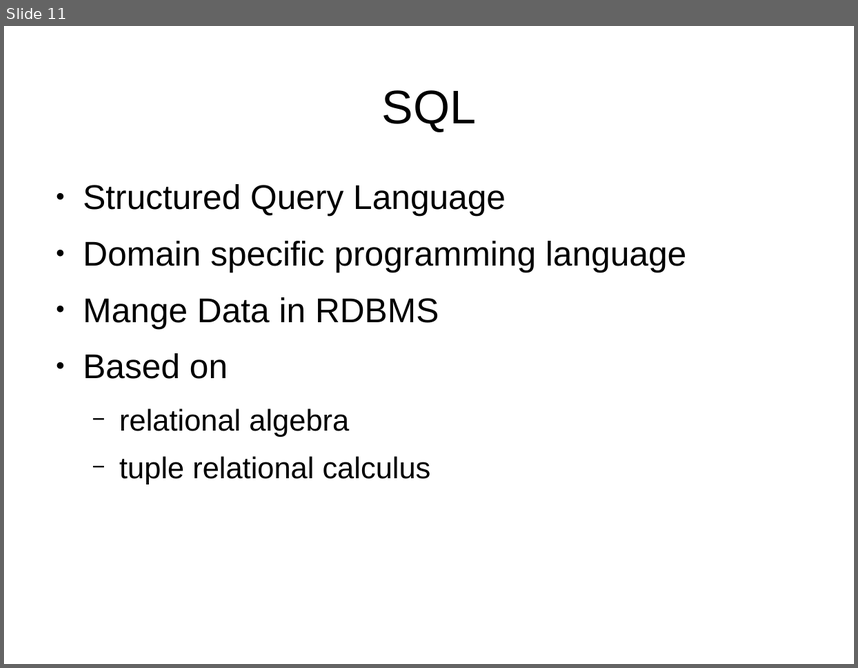
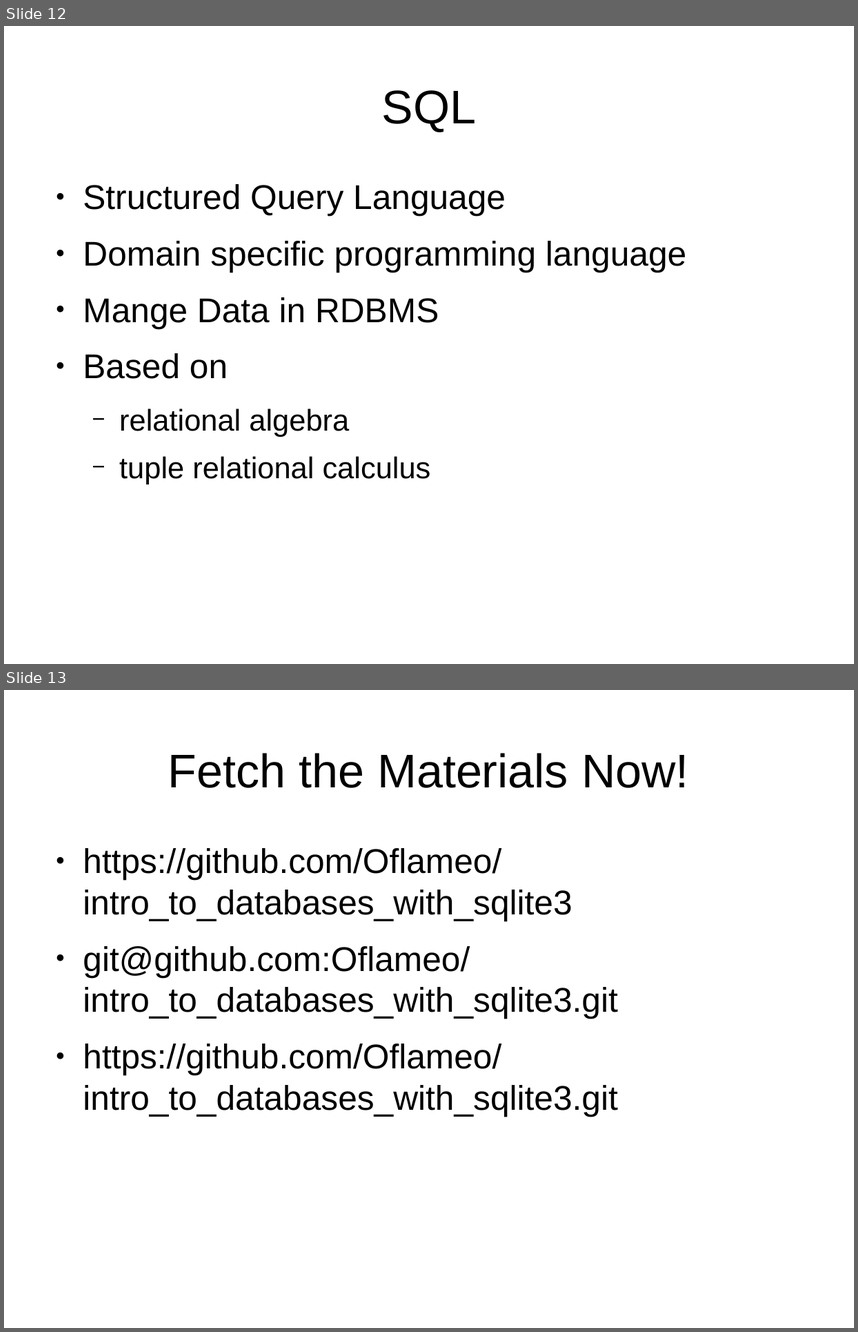
Before and after one commit to Oflameo/intro_to_databases_with_sqlite3, a slide deck: intro_to_databases_with_sqlite3.odp. Shown one above the other, each under a label of ours: slide 11 before the commit, slides 12 and 13 after it. The pictures are 858x668 and 858x1332 pixels, drawn with LibreOffice and Linux fonts; fonts in the diff are those of the drawing. Boxes give left, top, right and bottom in pixels: in the first picture for what was removed or moved away, otherwise in the second. Text is boxed around its words. In the diff, an @@ line names an element or a change of style, - is before the commit and + after.

```diff
--- a/intro_to_databases_with_sqlite3.odp
+++ b/intro_to_databases_with_sqlite3.odp
@@ slide 13 added at box(4, 690, 854, 1328), background #FFFFFF @@
@@ title added at box(168, 753, 688, 788), 44 pt, text #000000 @@
+Fetch the Materials Now!
@@ text added at box(83, 848, 617, 1116), 32 pt, text #000000 @@
+● https://github.com/Oflameo/intro_to_databases_with_sqlite3
+● git@github.com:Oflameo/intro_to_databases_with_sqlite3.git
+● https://github.com/Oflameo/intro_to_databases_with_sqlite3.git
@@ what was slide 11 is now slide 12 @@
```
Also in this commit, not shown: 1 other slide added, 1 other file.
